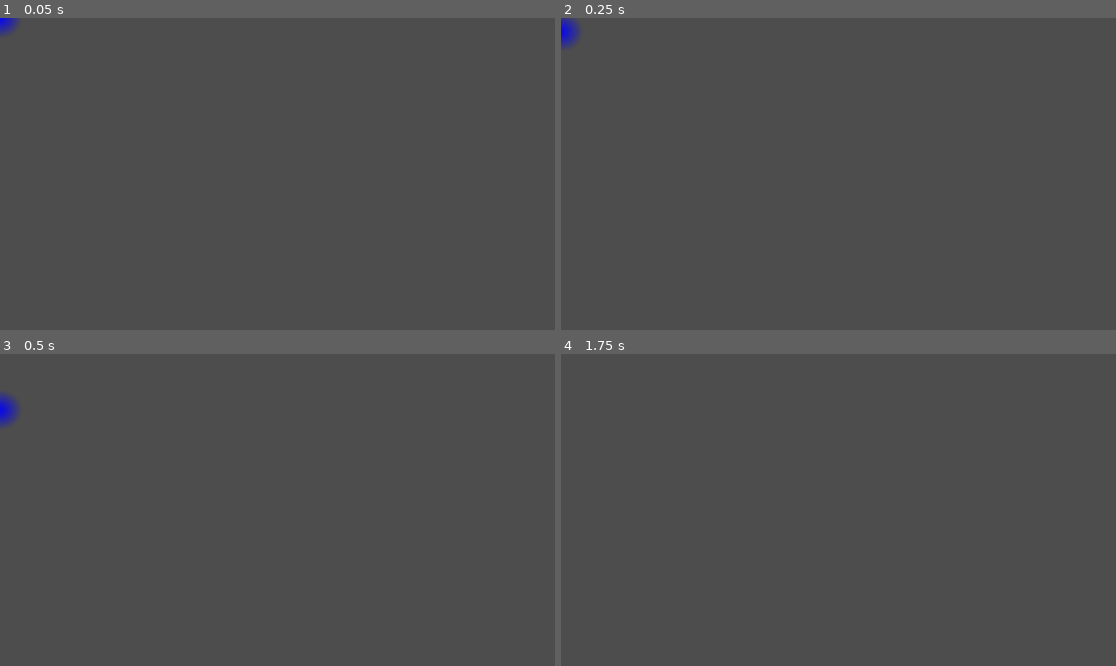
Above: before the commit, frames 1-4 (two rows, left to right).
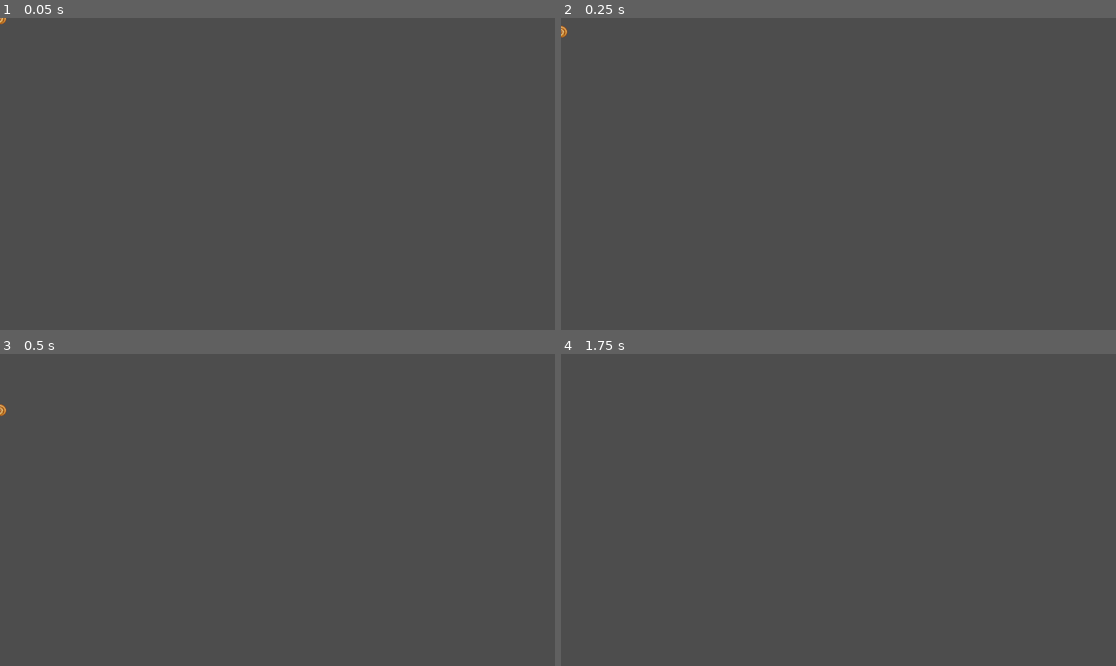
Above: after the commit, the same moments.

Repository: Rembane/koselig-maane
Game: Godot game, scene res://bulle.tscn
The game is run twice, just before and just after one commit, with the same random seed, the same clock (stepped at 60 frames per second) and the same inputs. The project has no main scene, so this scene is started directly.
Inputs:
- Up to frame 1 (0.05 s): no input
- Up to frame 2 (0.25 s): no input
- Up to frame 3 (0.5 s): no input
- Up to frame 4 (1.75 s): no input

The runs differ from the first frame. In frame 1, 0.1% of the frame differs, in the area x 0-4%, y 0-6%; in frame 2, 0.3%; in frame 3, 0.3%, in the area x 0-4%, y 12-24%; in frame 4, nothing differs.

Commit message:
delete old bulle add new bulle

Diff:
--- a/bulle.svg
+++ /dev/null
@@ -1,75 +0,0 @@
-<?xml version="1.0" encoding="UTF-8" standalone="no"?>
-<!-- Created with Inkscape (http://www.inkscape.org/) -->
-
-<svg
-   width="24.819044mm"
-   height="22.187946mm"
-   viewBox="0 0 24.819044 22.187946"
-   version="1.1"
-   id="svg1"
-   inkscape:version="1.3 (0e150ed6c4, 2023-07-21)"
-   sodipodi:docname="bulle.svg"
-   xmlns:inkscape="http://www.inkscape.org/namespaces/inkscape"
-   xmlns:sodipodi="http://sodipodi.sourceforge.net/DTD/sodipodi-0.dtd"
-   xmlns:xlink="http://www.w3.org/1999/xlink"
-   xmlns="http://www.w3.org/2000/svg"
-   xmlns:svg="http://www.w3.org/2000/svg">
-  <sodipodi:namedview
-     id="namedview1"
-     pagecolor="#ffffff"
-     bordercolor="#666666"
-     borderopacity="1.0"
-     inkscape:showpageshadow="2"
-     inkscape:pageopacity="0.0"
-     inkscape:pagecheckerboard="true"
-     inkscape:deskcolor="#d1d1d1"
-     inkscape:document-units="mm"
-     inkscape:zoom="0.75811588"
-     inkscape:cx="205.11376"
-     inkscape:cy="141.7989"
-     inkscape:window-width="1920"
-     inkscape:window-height="1057"
-     inkscape:window-x="0"
-     inkscape:window-y="0"
-     inkscape:window-maximized="1"
-     inkscape:current-layer="layer1" />
-  <defs
-     id="defs1">
-    <linearGradient
-       id="linearGradient6"
-       inkscape:collect="always">
-      <stop
-         style="stop-color:#0000ff;stop-opacity:1;"
-         offset="0"
-         id="stop7" />
-      <stop
-         style="stop-color:#0000ff;stop-opacity:0;"
-         offset="1"
-         id="stop8" />
-    </linearGradient>
-    <radialGradient
-       inkscape:collect="always"
-       xlink:href="#linearGradient6"
-       id="radialGradient8"
-       cx="63.183697"
-       cy="122.00632"
-       fx="63.183697"
-       fy="122.00632"
-       r="12.409522"
-       gradientTransform="matrix(1,0,0,0.89398875,0,12.934042)"
-       gradientUnits="userSpaceOnUse" />
-  </defs>
-  <g
-     inkscape:label="Lager 1"
-     inkscape:groupmode="layer"
-     id="layer1"
-     transform="translate(-50.774175,-110.91234)">
-    <ellipse
-       style="fill:url(#radialGradient8);stroke-width:0.264583"
-       id="path1"
-       cx="63.183697"
-       cy="122.00632"
-       rx="12.409522"
-       ry="11.093973" />
-  </g>
-</svg>
--- a/bulle.tscn
+++ b/bulle.tscn
@@ -1,26 +1,27 @@
-[gd_scene load_steps=4 format=3 uid="uid://rp4laacryy81"]
+[gd_scene load_steps=4 format=3 uid="uid://cthtgauo8w6ho"]
 
-[ext_resource type="Texture2D" uid="uid://bg4edmuqd2spo" path="res://bulle.svg" id="1_7cxwh"]
+[ext_resource type="Texture2D" uid="uid://dffo5yatup5ed" path="res://assets/kanelbulle.png" id="1_hdfar"]
 
 [sub_resource type="SpriteFrames" id="SpriteFrames_q0hjr"]
 animations = [{
 "frames": [{
 "duration": 1.0,
-"texture": ExtResource("1_7cxwh")
+"texture": ExtResource("1_hdfar")
 }],
 "loop": true,
-"name": &"default",
+"name": &"new_animation",
 "speed": 5.0
 }]
 
 [sub_resource type="CircleShape2D" id="CircleShape2D_tqb1v"]
-radius = 45.0444
+radius = 13.0384
 
 [node name="RigidBody2D" type="RigidBody2D"]
 metadata/_edit_group_ = true
 
 [node name="AnimatedSprite2D" type="AnimatedSprite2D" parent="."]
 sprite_frames = SubResource("SpriteFrames_q0hjr")
+animation = &"new_animation"
 metadata/_edit_group_ = true
 
 [node name="CollisionShape2D" type="CollisionShape2D" parent="."]
Binary file added: assets/kanelbulle.png
Not shown, changed: assets/kanelbulle.png.import
